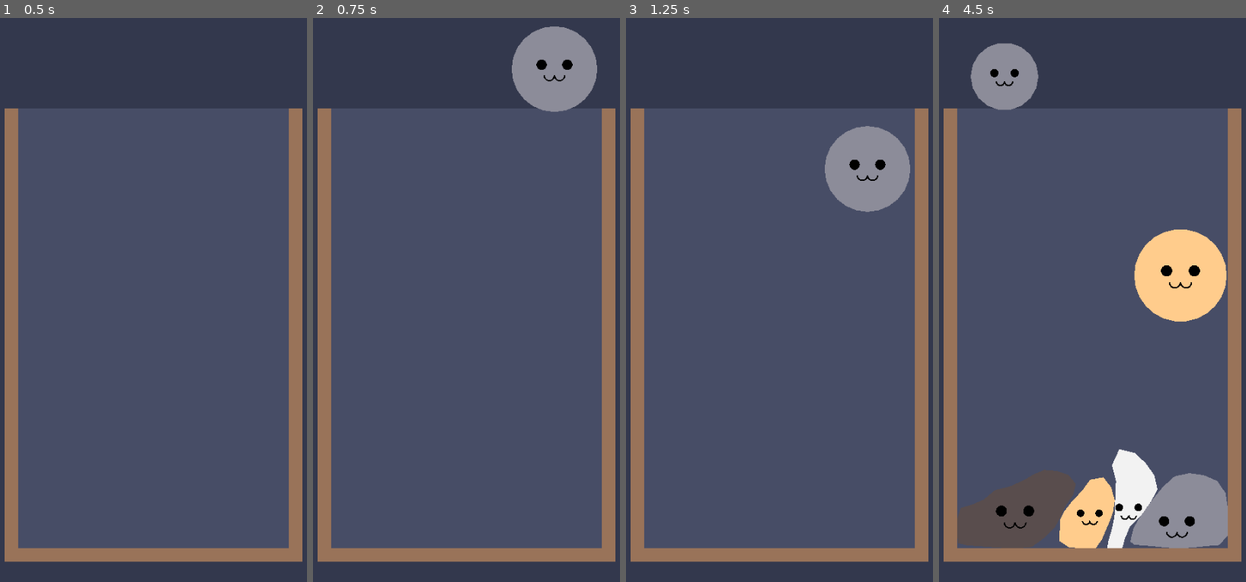
Above: before the commit, frames 1-4 (left to right).
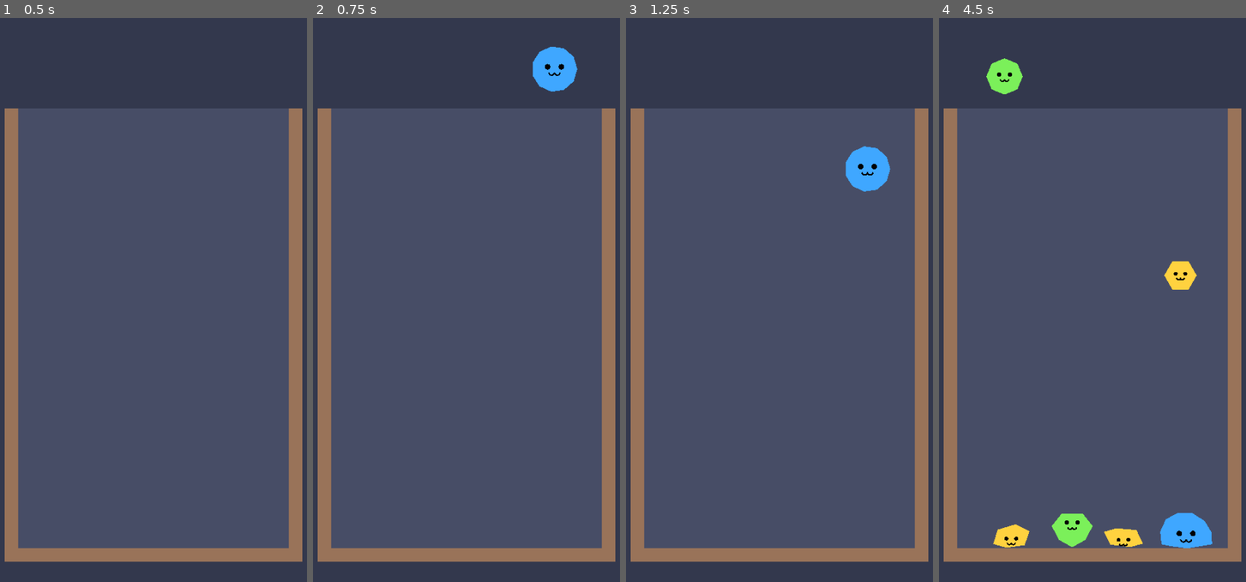
Above: after the commit, the same moments.

Repository: shuhei0916/nekoris
Game: Godot game, scene res://src/game/demo.tscn
Same seed, same stepped clock (60 frames per second), same inputs: the game is played once before the commit and once after it.
Inputs (mouse positions are in pixels of both pictures, inside the frame that each line leads up to):
- Up to frame 1 (0.5 s): no input
- Up to frame 2 (0.75 s): tap Enter at 0.5 s; move the mouse to (555, 249) at 0.52 s; hold Shift from 0.53 s (still down); click (555, 249) at 0.67 s
- Up to frame 3 (1.25 s): keep holding Shift
- Up to frame 4 (4.5 s): release Shift at 1.25 s; drag from (1012, 305) to (1071, 401) at 1.27 s; move the mouse to (1132, 142) at 2.02 s; tap Ctrl at 2.1 s; click (1132, 142) at 2.17 s; drag from (1071, 401) to (969, 187) at 2.77 s; move the mouse to (1215, 367) at 3.52 s; tap Alt at 3.6 s; click (1215, 367) at 3.67 s; drag from (969, 187) to (1031, 125) at 4.27 s

Frame 1 is identical in both runs. In frame 2, 3.3% of the frame differs, in the area x 64-93%, y 1-17%; in frame 3, 3.3%; in frame 4, 16%, in the area x 5-95%, y 4-95%.

Commit message:
feat: 同じ段階の猫が触れたら合体する CatField を追加した
- 玉の位置による接触判定 BlobContact を追加
- 合体した猫は小さく出して膨らませ、周りの猫や壁への食い込みを防ぐ
- 同じ猫の玉どうしは衝突させない
- デモと計測スクリプトを CatField に対応

Co-Authored-By: Claude Opus 5.5 <noreply@anthropic.com>

Diff:
--- a/src/blob/blob.gd
+++ b/src/blob/blob.gd
@@ -4,6 +4,8 @@
 
 const BlobForces = preload("res://src/physics/blob_forces.gd")
 
+## 猫の段階（tier 0 が数字 2）。
+var tier := 0
 ## 見た目の半径（玉の外側の縁まで）。
 @export var radius := 40.0
 @export var bead_radius := 10.0
@@ -18,11 +20,15 @@
 @export var core_stiffness := 180.0
 @export var core_damping := 12.0
 @export var color := Color(1.0, 0.8, 0.55)
+## 出現時の大きさの倍率。1未満なら grow_time かけて元の大きさまで膨らむ。
+@export var start_scale := 1.0
+@export var grow_time := 0.25
 
 var _beads: Array[RigidBody2D] = []
 var _core: RigidBody2D
 var _rest_length := 0.0
 var _target_area := 0.0
+var _growth := 1.0
 
 
 func _ready() -> void:
@@ -32,15 +38,18 @@
 	var material := PhysicsMaterial.new()
 	material.friction = 0.0
 	material.bounce = 0.0
+	_growth = start_scale
 	var points := PackedVector2Array()
 	for i in count:
 		var p := Vector2.from_angle(TAU * i / count) * ring_radius
 		points.append(p)
-		_beads.append(_create_bead(p, material))
+		_beads.append(_create_bead(p * _growth, material))
 	_target_area = BlobForces.polygon_area(points)
-	# 隣どうしは重なっているので、衝突させない
-	for i in count:
-		_beads[i].add_collision_exception_with(_beads[(i + 1) % count])
+	# 同じ猫の玉どうしは重なり合うことがあるので、衝突させない
+	for a in _beads:
+		for b in _beads:
+			if a != b:
+				a.add_collision_exception_with(b)
 	var total_mass := PI * radius * radius / area_per_mass
 	_core = _create_core(maxf(total_mass - count * bead_mass, bead_mass))
 
@@ -51,6 +60,22 @@
 
 func get_core() -> RigidBody2D:
 	return _core
+
+
+## 今の速度に velocity を加える。
+func launch(velocity: Vector2) -> void:
+	_core.linear_velocity += velocity
+	for bead in _beads:
+		bead.linear_velocity += velocity
+
+
+func get_growth() -> float:
+	return _growth
+
+
+## delta 秒ぶん、元の大きさに向かって膨らむ。
+func grow(delta: float) -> void:
+	_growth = move_toward(_growth, 1.0, (1.0 - start_scale) * delta / grow_time)
 
 
 func get_total_mass() -> float:
@@ -69,7 +94,8 @@
 	return BlobForces.polygon_area(get_outline()) / _target_area
 
 
-func _physics_process(_delta: float) -> void:
+func _physics_process(delta: float) -> void:
+	grow(delta)
 	var points := get_outline()
 	var velocities := PackedVector2Array()
 	var ring_center := Vector2.ZERO
@@ -82,10 +108,10 @@
 	ring_velocity /= _beads.size()
 
 	var skin := BlobForces.skin_forces(
-		points, velocities, _rest_length, skin_stiffness, skin_damping
+		points, velocities, _rest_length * _growth, skin_stiffness, skin_damping
 	)
 	var pressure := BlobForces.pressure_forces(
-		points, _target_area, pressure_strength, pressure_max
+		points, _target_area * _growth * _growth, pressure_strength, pressure_max
 	)
 	var core := BlobForces.core_force(
 		ring_center, ring_velocity, _core.global_position, _core.linear_velocity,
--- /dev/null
+++ b/src/game/cat_field.gd
@@ -0,0 +1,71 @@
+## 容器の中の猫たちを管理し、同じ段階の猫が触れたら合体させる。
+extends Node2D
+
+const Blob = preload("res://src/blob/blob.gd")
+const BlobContact = preload("res://src/physics/blob_contact.gd")
+const CatRules = preload("res://src/rules/cat_rules.gd")
+const ScoreBoard = preload("res://src/rules/score_board.gd")
+
+## 玉どうしがこの距離だけ離れていても「触れている」とみなす余裕。
+const CONTACT_MARGIN := 2.0
+## 合体した猫は小さく出して膨らませ、周りの猫や壁に食い込まないようにする。
+const MERGE_START_SCALE := 0.5
+
+signal merged(tier: int, at: Vector2)
+
+var score := ScoreBoard.new()
+var _cats: Array[Node2D] = []
+
+
+func spawn_cat(tier: int, at: Vector2, start_scale := 1.0) -> Node2D:
+	var cat: Node2D = Blob.new()
+	cat.tier = tier
+	cat.start_scale = start_scale
+	cat.radius = CatRules.radius_of(tier)
+	cat.color = CatRules.color_of(tier)
+	cat.position = at
+	add_child(cat)
+	_cats.append(cat)
+	return cat
+
+
+func get_cats() -> Array[Node2D]:
+	return _cats
+
+
+func _physics_process(_delta: float) -> void:
+	# 1フレームに合体は1組だけ
+	var pair := _find_merge_pair()
+	if not pair.is_empty():
+		_merge(pair[0], pair[1])
+
+
+func _find_merge_pair() -> Array:
+	for i in _cats.size():
+		for j in range(i + 1, _cats.size()):
+			var a := _cats[i]
+			var b := _cats[j]
+			if not CatRules.can_merge(a.tier, b.tier):
+				continue
+			var reach: float = a.bead_radius + b.bead_radius + CONTACT_MARGIN
+			if BlobContact.are_touching(a.get_outline(), b.get_outline(), reach):
+				return [a, b]
+	return []
+
+
+func _merge(a: Node2D, b: Node2D) -> void:
+	var mass_a: float = a.get_total_mass()
+	var mass_b: float = b.get_total_mass()
+	var at: Vector2 = (a.get_core().global_position * mass_a + b.get_core().global_position * mass_b) / (mass_a + mass_b)
+	var velocity: Vector2 = (a.get_core().linear_velocity * mass_a + b.get_core().linear_velocity * mass_b) / (mass_a + mass_b)
+	_remove(a)
+	_remove(b)
+	score.add_merge(a.tier)
+	var cat := spawn_cat(CatRules.merged_tier(a.tier), at, MERGE_START_SCALE)
+	cat.launch(velocity)
+	merged.emit(cat.tier, at)
+
+
+func _remove(cat: Node2D) -> void:
+	_cats.erase(cat)
+	cat.queue_free()
--- a/src/game/demo.gd
+++ b/src/game/demo.gd
@@ -1,17 +1,18 @@
 ## ふにゃふにゃ感を確かめるためのデモ。クリックした位置の上から猫を落とす。
 extends Node2D
 
-const Blob = preload("res://src/blob/blob.gd")
+const CatField = preload("res://src/game/cat_field.gd")
+const CatRules = preload("res://src/rules/cat_rules.gd")
 
 const CONTAINER := Rect2(100, 200, 400, 650)
 const WALL := 20.0
-const COLORS := [
-	Color(1.0, 0.8, 0.55), Color(0.95, 0.95, 0.95), Color(0.55, 0.55, 0.6),
-	Color(0.35, 0.3, 0.3), Color(0.95, 0.65, 0.4),
-]
+var field: Node2D
+var _rng := RandomNumberGenerator.new()
 
 
 func _ready() -> void:
+	field = CatField.new()
+	add_child(field)
 	var left := CONTAINER.position.x
 	var right := CONTAINER.end.x
 	var bottom := CONTAINER.end.y
@@ -24,16 +25,7 @@
 func _unhandled_input(event: InputEvent) -> void:
 	if event is InputEventMouseButton and event.pressed and event.button_index == MOUSE_BUTTON_LEFT:
 		var x := clampf(event.position.x, CONTAINER.position.x + 70, CONTAINER.end.x - 70)
-		spawn_blob(Vector2(x, CONTAINER.position.y - 60), randf_range(30, 70))
-
-
-func spawn_blob(at: Vector2, blob_radius: float) -> Node2D:
-	var blob: Node2D = Blob.new()
-	blob.position = at
-	blob.radius = blob_radius
-	blob.color = COLORS.pick_random()
-	add_child(blob)
-	return blob
+		field.spawn_cat(CatRules.next_spawn_tier(_rng), Vector2(x, CONTAINER.position.y - 60))
 
 
 func _add_wall(rect: Rect2) -> void:
--- /dev/null
+++ b/src/physics/blob_contact.gd
@@ -0,0 +1,14 @@
+## 猫どうしの接触判定。
+extends RefCounted
+
+
+## どちらかの輪の玉どうしが、中心間で reach 以内まで近づいていれば触れている。
+static func are_touching(
+	outline_a: PackedVector2Array, outline_b: PackedVector2Array, reach: float
+) -> bool:
+	var reach_squared := reach * reach
+	for a in outline_a:
+		for b in outline_b:
+			if a.distance_squared_to(b) <= reach_squared:
+				return true
+	return false
--- /dev/null
+++ b/tests/integration/test_cat_field.gd
@@ -0,0 +1,61 @@
+extends GutTest
+
+const CatField = preload("res://src/game/cat_field.gd")
+const CatRules = preload("res://src/rules/cat_rules.gd")
+
+var _field: Node2D
+
+
+func before_each() -> void:
+	_field = CatField.new()
+	add_child_autofree(_field)
+
+
+## 2匹の猫を、外側の縁が少し食い込む位置に並べる。
+## 玉は飛び飛びに並んでいるので、縁がちょうど接するだけでは玉どうしが触れないことがある。
+func _spawn_side_by_side(tier_a: int, tier_b: int) -> void:
+	var gap := CatRules.radius_of(tier_a) + CatRules.radius_of(tier_b) - 6.0
+	_field.spawn_cat(tier_a, Vector2(200, 300))
+	_field.spawn_cat(tier_b, Vector2(200 + gap, 300))
+
+
+func test_出した猫は段階に応じた大きさになる():
+	var cat: Node2D = _field.spawn_cat(3, Vector2(200, 300))
+	assert_eq(cat.tier, 3)
+	assert_eq(cat.radius, CatRules.radius_of(3))
+
+
+func test_同じ段階の猫が触れると1つ上の段階の猫1匹になる():
+	_spawn_side_by_side(0, 0)
+	await wait_physics_frames(3)
+	var cats: Array = _field.get_cats()
+	assert_eq(cats.size(), 1)
+	assert_eq(cats[0].tier, 1)
+
+
+func test_合体すると点数が入る():
+	_spawn_side_by_side(1, 1)
+	await wait_physics_frames(3)
+	assert_eq(_field.score.total, CatRules.merge_score(1))
+
+
+func test_違う段階の猫は触れても合体しない():
+	_spawn_side_by_side(0, 1)
+	await wait_physics_frames(3)
+	assert_eq(_field.get_cats().size(), 2)
+
+
+func test_合体した猫は2匹の間に現れる():
+	_spawn_side_by_side(2, 2)
+	await wait_physics_frames(3)
+	assert_eq(_field.get_cats().size(), 1)
+	var expected_x := 200 + CatRules.radius_of(2) - 3.0
+	assert_almost_eq(_field.get_cats()[0].get_core().global_position.x, expected_x, 5.0)
+
+
+func test_合体した猫は小さく現れて膨らむ():
+	_spawn_side_by_side(0, 0)
+	await wait_physics_frames(3)
+	var cat: Node2D = _field.get_cats()[0]
+	assert_eq(cat.start_scale, CatField.MERGE_START_SCALE)
+	assert_lt(cat.start_scale, 1.0)
--- a/tests/unit/blob/test_blob.gd
+++ b/tests/unit/blob/test_blob.gd
@@ -43,3 +43,39 @@
 	var small := _make_blob(30.0)
 	var large := _make_blob(90.0)
 	assert_gt(large.get_total_mass(), small.get_total_mass())
+
+
+func test_勢いをつけると全部の玉と重りに同じ速度が加わる():
+	var blob := _make_blob(40.0)
+	blob.launch(Vector2(100, -50))
+	assert_eq(blob.get_core().linear_velocity, Vector2(100, -50))
+	for bead in blob.get_beads():
+		assert_eq(bead.linear_velocity, Vector2(100, -50))
+
+
+func test_小さく出した猫は縮んだ輪から始まる():
+	var blob: Node2D = Blob.new()
+	blob.radius = 60.0
+	blob.start_scale = 0.5
+	add_child_autofree(blob)
+	var ring_radius: float = 60.0 - blob.bead_radius
+	assert_almost_eq(blob.get_beads()[0].position.length(), ring_radius * 0.5, 0.001)
+
+
+func test_小さく出した猫は膨らむ時間が経つと元の大きさを目指す():
+	var blob: Node2D = Blob.new()
+	blob.start_scale = 0.5
+	add_child_autofree(blob)
+	assert_almost_eq(blob.get_growth(), 0.5, 0.001)
+	blob.grow(blob.grow_time / 2.0)
+	assert_almost_eq(blob.get_growth(), 0.75, 0.001)
+	blob.grow(blob.grow_time)
+	assert_almost_eq(blob.get_growth(), 1.0, 0.001)
+
+
+func test_同じ猫の玉どうしは衝突しない():
+	var beads: Array = _make_blob(60.0).get_beads()
+	for i in beads.size():
+		for j in beads.size():
+			if i != j:
+				assert_has(beads[i].get_collision_exceptions(), beads[j])
--- /dev/null
+++ b/tests/unit/physics/test_blob_contact.gd
@@ -0,0 +1,19 @@
+extends GutTest
+
+const BlobContact = preload("res://src/physics/blob_contact.gd")
+
+
+func _ring(center: Vector2) -> PackedVector2Array:
+	return PackedVector2Array([
+		center + Vector2(10, 0), center + Vector2(0, 10),
+		center + Vector2(-10, 0), center + Vector2(0, -10),
+	])
+
+
+func test_玉どうしが接触距離より離れていれば触れていない():
+	# 最も近い玉どうしの距離は 30 - 20 = 10
+	assert_false(BlobContact.are_touching(_ring(Vector2.ZERO), _ring(Vector2(30, 0)), 9.0))
+
+
+func test_玉どうしが接触距離以内なら触れている():
+	assert_true(BlobContact.are_touching(_ring(Vector2.ZERO), _ring(Vector2(30, 0)), 10.5))
--- a/tools/soak.gd
+++ b/tools/soak.gd
@@ -3,28 +3,33 @@
 extends SceneTree
 
 const Demo = preload("res://src/game/demo.gd")
+const CatRules = preload("res://src/rules/cat_rules.gd")
 
 var _demo: Node2D
 var _blobs: Array = []
 var _frame := 0
+var _spawned := 0
+var _rng := RandomNumberGenerator.new()
 
 
 func _initialize() -> void:
-	seed(1)
+	_rng.seed = 1
 	_demo = Demo.new()
 	root.add_child(_demo)
 
 
 func _physics_process(_delta: float) -> bool:
 	_frame += 1
-	if _frame % 60 == 0 and _blobs.size() < 14:
-		var at := Vector2(200 + (_blobs.size() % 5) * 50, 100)
-		var blob_radius := randf_range(30, 70)
-		if _is_clear(at, blob_radius):
-			_blobs.append(_demo.spawn_blob(at, blob_radius))
+	_blobs = _demo.field.get_cats()
+	if _frame % 60 == 0 and _spawned < 40:
+		var at := Vector2(200 + (_spawned % 5) * 50, 100)
+		var tier := CatRules.next_spawn_tier(_rng)
+		if _is_clear(at, CatRules.radius_of(tier)):
+			_demo.field.spawn_cat(tier, at)
+			_spawned += 1
 	if _frame % 240 == 0:
 		_report()
-	if _frame >= 3600:
+	if _frame >= 6000:
 		quit()
 	return false
 
@@ -54,4 +59,9 @@
 				for p in other.get_outline():
 					if Geometry2D.is_point_in_polygon(p, blob.get_outline()):
 						intruders += 1
+	var tiers := []
+	for blob in _blobs:
+		tiers.append(blob.tier)
+	tiers.sort()
+	print("score=%d tiers=%s" % [_demo.field.score.total, tiers])
 	print("frame=%d blobs=%d area_ratio=[%.2f, %.2f] escaped_beads=%d intruders=%d" % [_frame, _blobs.size(), min_ratio, max_ratio, escaped, intruders])
Not shown, added: src/physics/blob_contact.gd.uid
Not shown, added: src/rules/score_board.gd.uid
Not shown, added: tests/unit/physics/test_blob_contact.gd.uid
Not shown, added: tests/unit/rules/test_score_board.gd.uid
